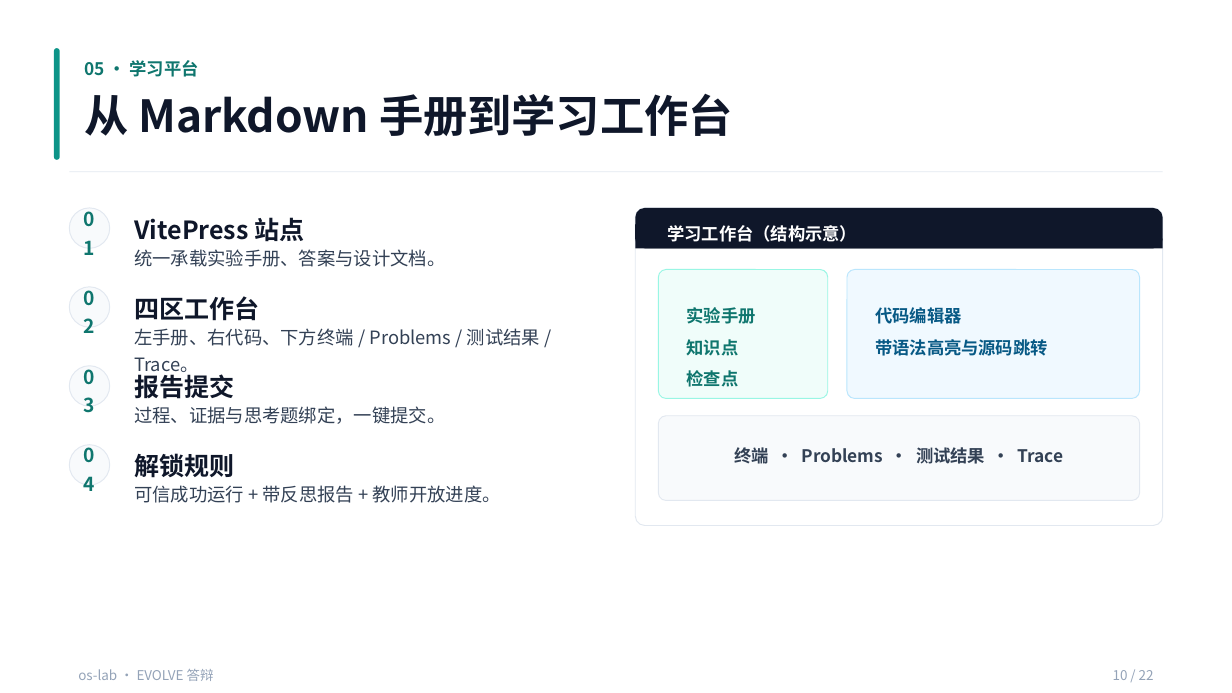
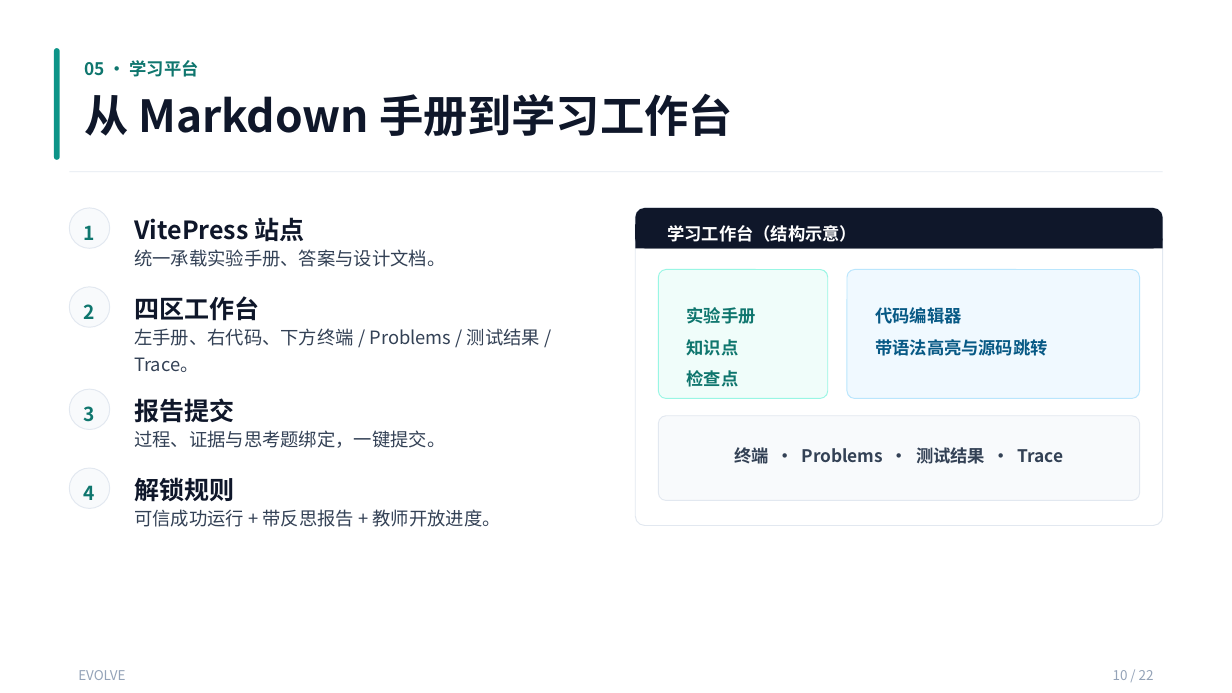
Before and after one commit to AM-SuSh/EVOLVE, a slide deck: slide 10 of 复赛PPT.pptx. Drawn at 1232x693 pixels with LibreOffice and Linux fonts; fonts in the diff are those of the drawing. Boxes give left, top, right and bottom in pixels: in the first picture for what was removed or moved away, otherwise in the second. Text is boxed around its words. In the diff, an @@ line names an element or a change of style, - is before the commit and + after.

```diff
--- a/复赛PPT.pptx
+++ b/复赛PPT.pptx
@@ text at (x1=84, y1=225, x2=95, y2=240): text changed @@
-01
+1
@@ text at (x1=84, y1=304, x2=95, y2=319): text changed @@
-02
+2
@@ text at (x1=84, y1=406, x2=95, y2=422): text changed @@
-03
+3
@@ 4 texts, 2 rounded rectangles moved together from (x1=69, y1=366, x2=501, y2=503) to (x1=69, y1=389, x2=501, y2=527) @@
@@ text at (x1=84, y1=485, x2=95, y2=500): text changed @@
-04
+4
@@ text at (x1=78, y1=670, x2=125, y2=680): text changed @@
-os-lab · EVOLVE 答辩
+EVOLVE
```
Also in this commit, not shown: 21 other slides changed, 22 other files.
